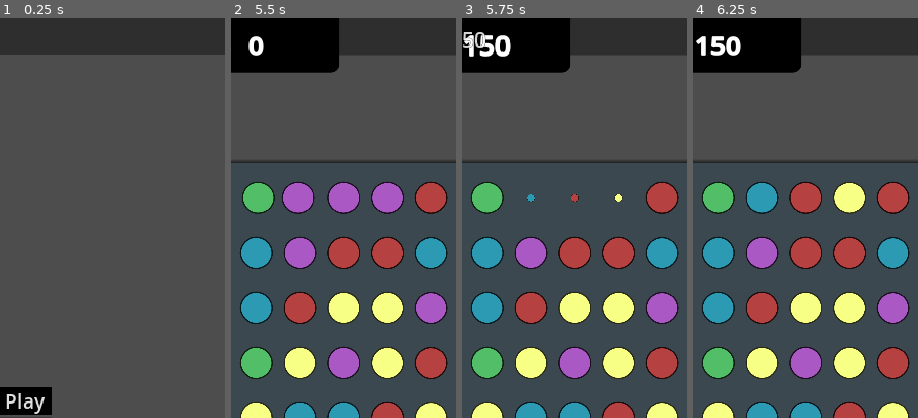
Above: before the commit, frames 1-4 (left to right).
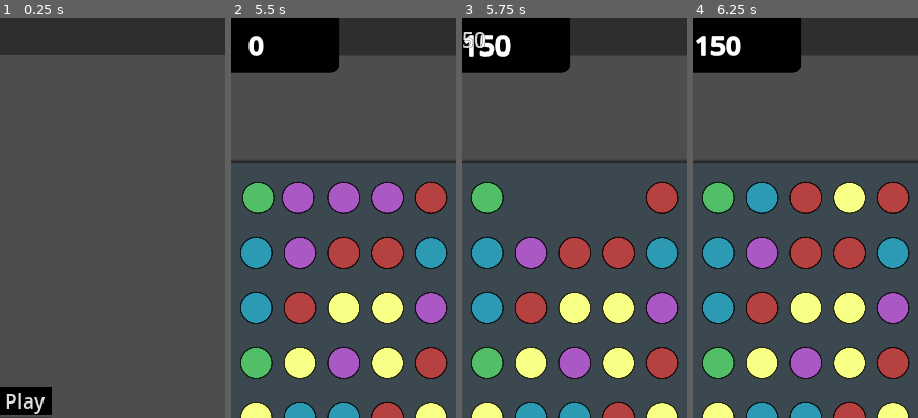
Above: after the commit, the same moments.

Repository: kuma-gee/holo-crush
Game: Godot game, scene res://src/start.tscn
Same seed, same stepped clock (60 frames per second), same inputs: the game is played once before the commit and once after it. The engine's default icon, where the game draws it, is replaced by a stand-in: a white triangle on a blue panel in a dark square.
Inputs (mouse positions are % of the whole screen's width and height, from its top left):
- Up to frame 1 (0.25 s): no input
- Up to frame 2 (5.5 s): click "Play" at 0.5 s; tap Enter at 1.25 s; drag from (11, 22) to (60, 28) at 1.27 s; drag from (21, 22) to (45, 70) at 2.02 s; move the mouse to (31, 22) at 2.77 s; tap Alt at 2.85 s; click (31, 22) at 2.92 s; tap Space at 3.5 s; drag from (40, 22) to (20, 35) at 3.52 s; drag from (50, 22) to (55, 50) at 4.27 s; drag from (60, 22) to (35, 25) at 5.02 s
- Up to frame 3 (5.75 s): no input
- Up to frame 4 (6.25 s): move the mouse to (69, 22) at 5.77 s; tap Alt at 5.85 s; click (69, 22) at 5.92 s
The pictures show only the part of the screen within x 44-94%, y 0-50%; the shares and areas given below are measured in that part.

Frames 1-2 are identical in both runs. In frame 3, 0.2% of the frame differs, in the area x 28-72%, y 44-46%; in frame 4, nothing differs.

Commit message:
update highlight shader

Diff:
--- a/godot/src/grid/grid_ui.gd
+++ b/godot/src/grid/grid_ui.gd
@@ -105,18 +105,18 @@
 
 		if moving.size() > 0:
 			logger.debug("Queue Move %s" % [moving])
-			logger.debug("With Fill %s" % [filling])
 
 			var x = moving.duplicate()
-			var y = filling.duplicate()
-
-			queue.append(func(): await _move_collapsed(x, y))
+
+			queue.append(func(): await _move_collapsed(x))
 
 			moving = []
+
+		if filling.size() > 0:
+			logger.debug("Queue Fill %s" % [filling])
+			var x = filling.duplicate()
+			queue.append(func(): await _fill_pieces(x))
 			filling = []
-
-		# if filling.size() > 0:
-		# 	queue.append(func(): await _fill_pieces(x))
 
 	)
 
@@ -275,19 +275,6 @@
 func _fill_pieces(fills):
 	logger.debug("Start fill %s" % [fills])
 
-
-	logger.debug("Waiting for %s" % [fill_called.keys()])
-	await fill_finished
-
-func _move_collapsed(moves, fills):
-	logger.debug("Start moving %s and filling %s" % [moves, fills])
-
-	move_called = {}
-	for m in moves:
-		var slot = _get_slot(m[0])
-		slot.move(_get_slot(m[1]))
-		move_called[m[0]] = 0
-
 	fill_called = {}
 	for v in fills:
 		var pos = v[0]
@@ -297,6 +284,19 @@
 		slot.fill_drop()
 		fill_called[pos] = 0
 
+
+	logger.debug("Waiting for %s" % [fill_called.keys()])
+	await fill_finished
+
+func _move_collapsed(moves):
+	logger.debug("Start moving %s" % [moves])
+
+	move_called = {}
+	for m in moves:
+		var slot = _get_slot(m[0])
+		slot.move(_get_slot(m[1]))
+		move_called[m[0]] = 0
+
 	logger.debug("Waiting for %s" % [move_called.keys()])
 	await move_finished
 
--- a/godot/src/grid/highlight.gdshader
+++ b/godot/src/grid/highlight.gdshader
@@ -22,26 +22,4 @@
 
 	COLOR = COLOR;
 	COLOR.a *= a * wave; // smoothstep(0.3, 0.5, wave);
-
-//	if (abs(dist.x) < 0.5 || abs(dist.y) < 0.5) {
-//		COLOR = vec4(0.0);
-//	} else {
-
-//	float outer_radius = diameter / 2.0;
-//	float inner_radius = outer_radius - thickness;
-//	float outer_circle = step(length(pos), outer_radius);
-//	float inner_circle = step(length(pos), inner_radius);
-//
-//
-//	float angle = atan(pos.y, pos.x);
-//	if (angle < 0.0) {
-//	angle += 2.0 * PI;
-//	}
-//
-//	float wave = 0.5 * sin(frequency * angle + phase) + 0.5;
-//
-//
-//	float ring = outer_circle - inner_circle;
-//	ring *= step(0.5, wave);
-//	COLOR = vec4(color.rgb, ring * color.a);
 }
--- a/godot/src/grid/slot.tscn
+++ b/godot/src/grid/slot.tscn
@@ -9,7 +9,7 @@
 
 [sub_resource type="ShaderMaterial" id="ShaderMaterial_g606w"]
 shader = ExtResource("2_aqplq")
-shader_parameter/frequency = 19.235
+shader_parameter/frequency = 7.0
 shader_parameter/phase = -6.635
 shader_parameter/size = 0.45
 shader_parameter/speed = 3.0
--- a/godot/src/piece/basic_blue.tscn
+++ b/godot/src/piece/basic_blue.tscn
@@ -153,6 +153,7 @@
 slight_move_distance = null
 
 [node name="BackColor" type="ColorRect" parent="." index="0"]
+visible = false
 material = SubResource("ShaderMaterial_yj06x")
 offset_left = -80.0
 offset_top = -80.0
